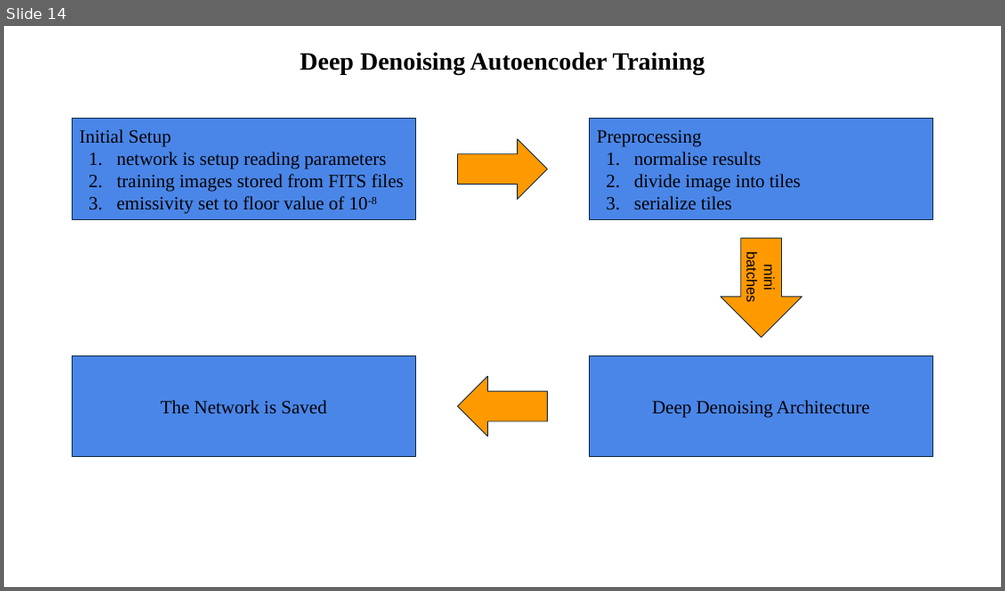
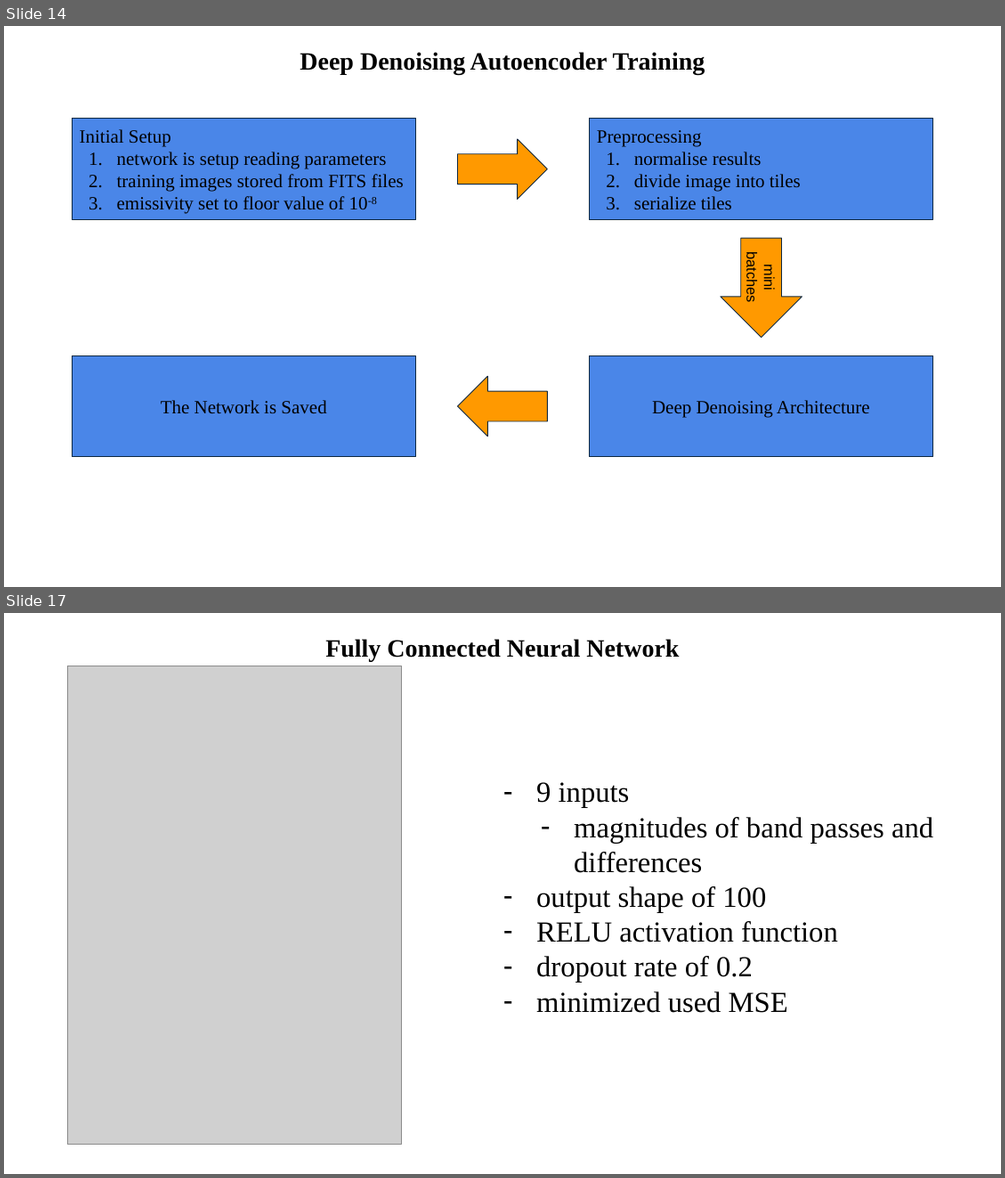
Before and after one commit to Tazering/Research, a slide deck: fox_multimessenger-astronomy/documentation/Model Architectures.pptx. Shown one above the other, each under a label of ours: slide 14 before the commit, slides 14 and 17 after it; the slides between them are not shown. The pictures are 1005x591 and 1005x1178 pixels, drawn with LibreOffice and Linux fonts; fonts in the diff are those of the drawing; grey boxes stand for pictures. Boxes give left, top, right and bottom in pixels: in the first picture for what was removed or moved away, otherwise in the second. Text is boxed around its words. In the diff, an @@ line names an element or a change of style, - is before the commit and + after.

```diff
--- a/fox_multimessenger-astronomy/documentation/Model Architectures.pptx
+++ b/fox_multimessenger-astronomy/documentation/Model Architectures.pptx
@@ slide 17 added at (x1=4, y1=613, x2=1001, y2=1174), background #FFFFFF @@
@@ title added at (x1=325, y1=639, x2=679, y2=661), 24 pt, text #000000, bold @@
+Fully Connected Neural Network
@@ picture added at (x1=67, y1=666, x2=401, y2=1144) @@
@@ text added at (x1=536, y1=782, x2=933, y2=1013), 28 pt, text #000000 @@
+– 9 inputs
+  – magnitudes of band passes and differences
+– output shape of 100
+– RELU activation function
+– dropout rate of 0.2
+– minimized used MSE
```
Also in this commit, not shown: 4 other slides added, 3 other files.
